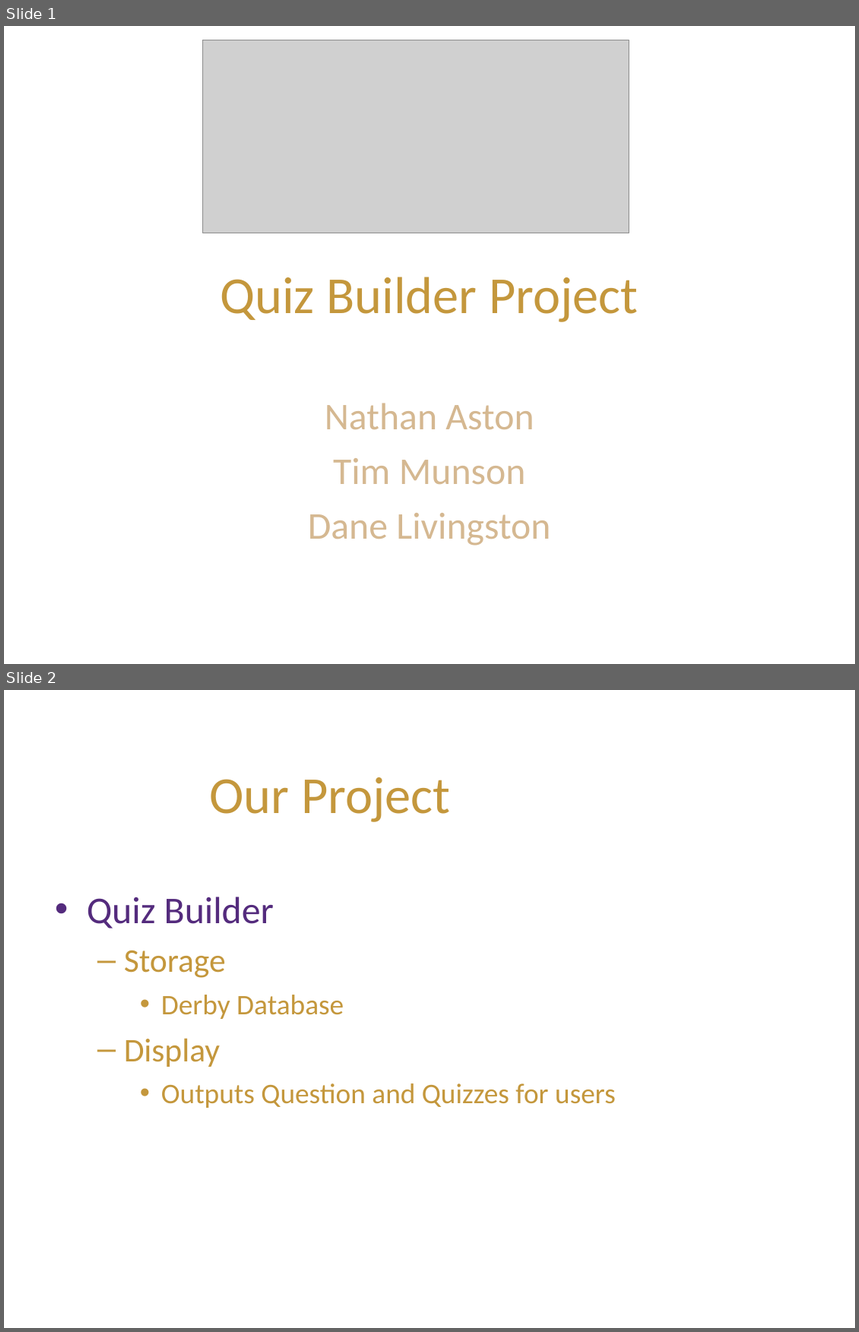
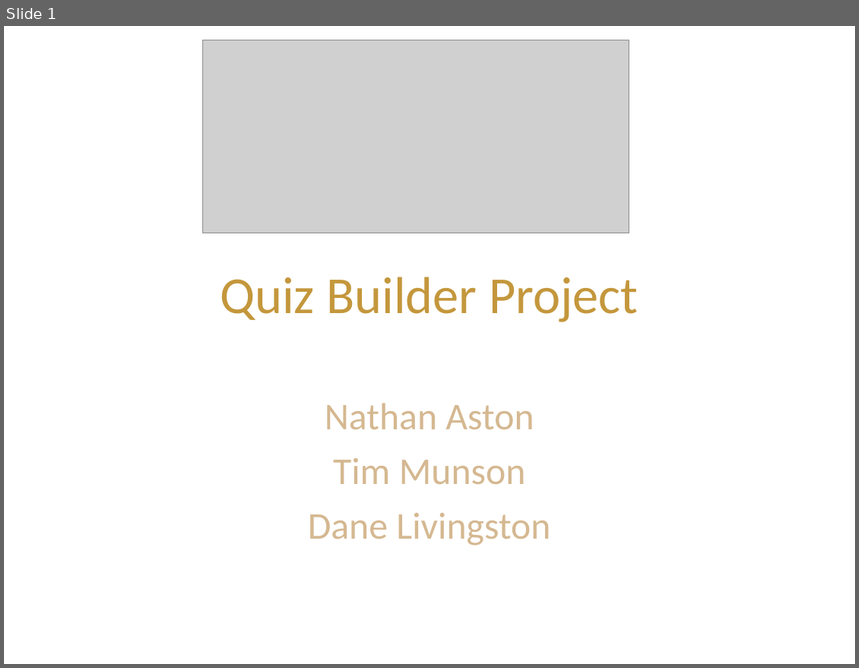
Before and after one commit to macguy2010/QuizBuilder, a slide deck: QuizBuilderPpt.ppt. Shown one above the other, each under a label of ours: slides 1 and 2 before the commit, slide 1 after it. The pictures are 859x1332 and 859x668 pixels, drawn with LibreOffice and Linux fonts; fonts in the diff are those of the drawing; grey boxes stand for pictures; background and template pictures are left out. Boxes give left, top, right and bottom in pixels: in the first picture for what was removed or moved away, otherwise in the second. Text is boxed around its words. In the diff, an @@ line names an element or a change of style, - is before the commit and + after.

Commit message:
Quiz PPT Update

```diff
--- a/QuizBuilderPpt.ppt
+++ b/QuizBuilderPpt.ppt
@@ slide 2 removed at (4, 690, 855, 1328), background #FFFFFF @@
@@ text removed at (210, 777, 450, 822) @@
-Our Project
@@ text removed at (87, 897, 616, 1108) @@
-• Quiz Builder
-  – Storage
-    • Derby Database
-  – Display
-    • Outputs Question and Quizzes for users
```
Also in this commit, not shown: 1 slide changed, 3 slides added, 9 other slides removed, 2 other files.
